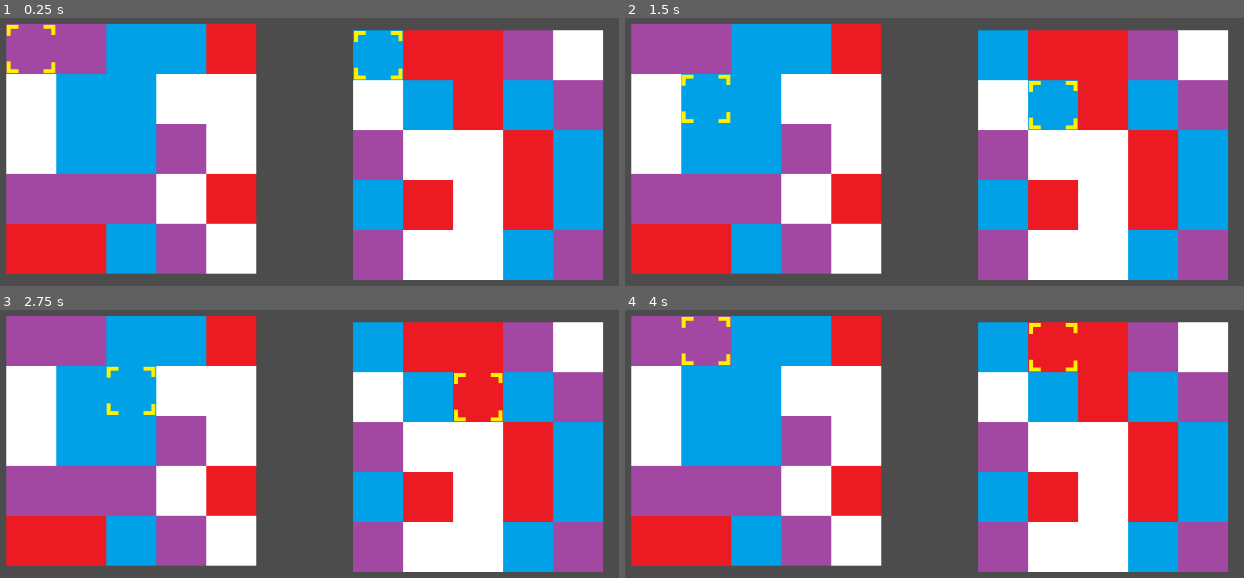
Above: before the commit, frames 1-4 (two rows, left to right).
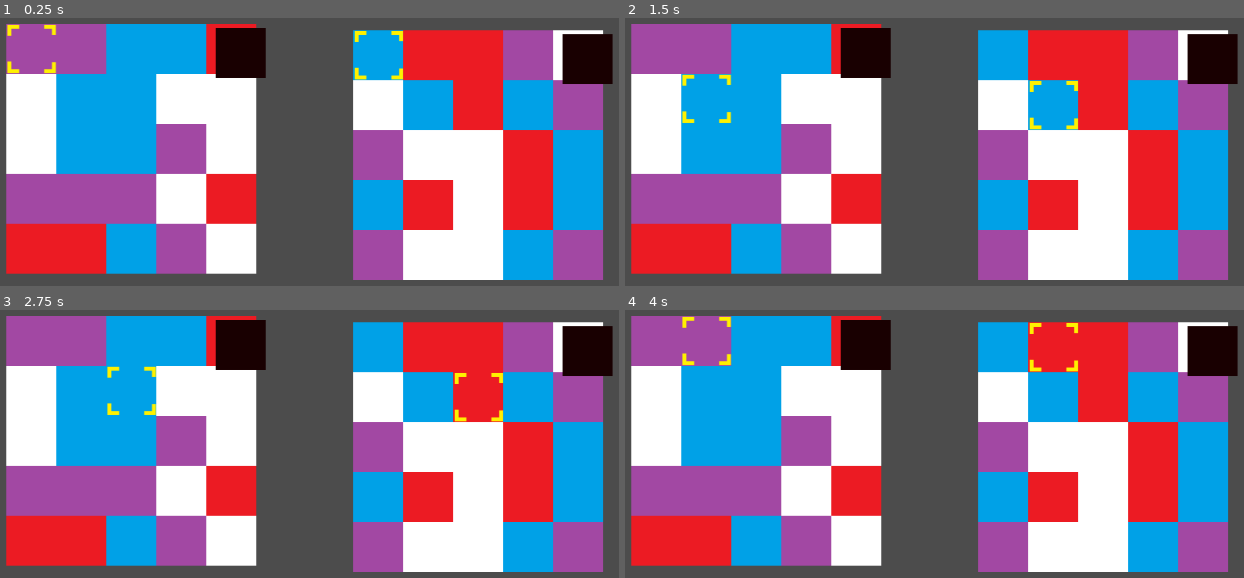
Above: after the commit, the same moments.

Repository: NolanWhitecotton/TilsVersus
Game: Godot game, scene res://scenes/game.tscn
Two runs of this game, one before a commit and one after it. Both use one fixed random seed, a clock stepped at 60 frames per second and the inputs below.
Inputs:
- Up to frame 1 (0.25 s): no input
- Up to frame 2 (1.5 s): tap Enter at 0.5 s; hold D (cursor_right) 0.53-1.28 s; tap Shift (select_move) at 0.6, 1.35 s; tap Space at 1.25 s; hold S (cursor_down) from 1.28 s (still down)
- Up to frame 3 (2.75 s): tap Enter at 2 s; release S (cursor_down) at 2.03 s; hold D (cursor_right) from 2.03 s (still down); tap Shift (select_move) at 2.1 s
- Up to frame 4 (4 s): tap Space at 2.75 s; release D (cursor_right) at 2.78 s; hold W (cursor_up) 2.78-3.53 s; tap Shift (select_move) at 2.85, 3.6 s; tap Enter at 3.5 s; hold A (cursor_left) from 3.53 s (still down)

The runs differ from the first frame. In frame 1, 3.2% of the frame differs, in the area x 0-100%, y 2-25%; in frame 2, 3.3%, in the area x 9-100%, y 3-42%; in frame 3, 3.3%; in frame 4, 3.2%.

Commit message:
Added a health bar for the boards

Diff:
--- a/YoshisCookie/scenes/board.tscn
+++ b/YoshisCookie/scenes/board.tscn
@@ -1,7 +1,8 @@
-[gd_scene load_steps=3 format=2]
+[gd_scene load_steps=4 format=2]
 
 [ext_resource path="res://scripts/board.gd" type="Script" id=1]
 [ext_resource path="res://sprites/cursor.png" type="Texture" id=2]
+[ext_resource path="res://sprites/red.png" type="Texture" id=3]
 
 [node name="board" type="Node2D"]
 script = ExtResource( 1 )
@@ -9,7 +10,28 @@
 [node name="cookies" type="Node2D" parent="."]
 
 [node name="cursor" type="Node2D" parent="."]
+position = Vector2( 0.840912, 0 )
 
 [node name="cursor_sprite" type="Sprite" parent="cursor"]
 z_index = 1
 texture = ExtResource( 2 )
+
+[node name="HealthNode" type="Node2D" parent="."]
+position = Vector2( 68.1068, 3.23958 )
+
+[node name="health" type="TextureProgress" parent="HealthNode"]
+margin_left = 136.0
+margin_top = -127.0
+margin_right = 223.0
+margin_bottom = -63.0
+min_value = 50.0
+step = 50.0
+value = 50.0
+texture_under = ExtResource( 3 )
+fill_mode = 3
+tint_under = Color( 0.105882, 0.0352941, 0.0352941, 1 )
+tint_over = Color( 0.717647, 0.411765, 0.411765, 1 )
+tint_progress = Color( 1, 0.0117647, 0.0117647, 1 )
+__meta__ = {
+"_edit_use_anchors_": false
+}
--- a/YoshisCookie/scenes/game.gd
+++ b/YoshisCookie/scenes/game.gd
@@ -13,7 +13,6 @@
 
 # Called every frame. 'delta' is the elapsed time since the previous frame.
 func _process(delta):
-	print(board1)
 	pass
 
 
--- a/YoshisCookie/scripts/board.gd
+++ b/YoshisCookie/scripts/board.gd
@@ -65,6 +65,8 @@
 func _ready():
 	randomize()
 	generate_cookie_grid()
+	get_node("HealthNode").position.x = 100;
+	get_node("HealthNode").position.y = 100;
 
 
 # starts the cookie moving animation
